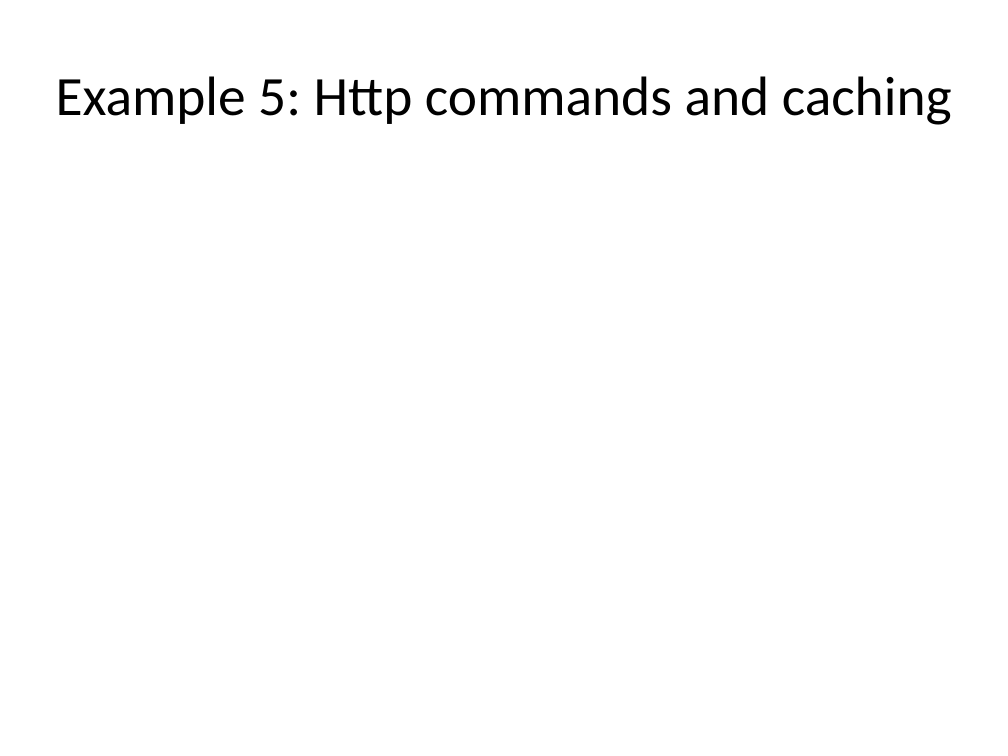
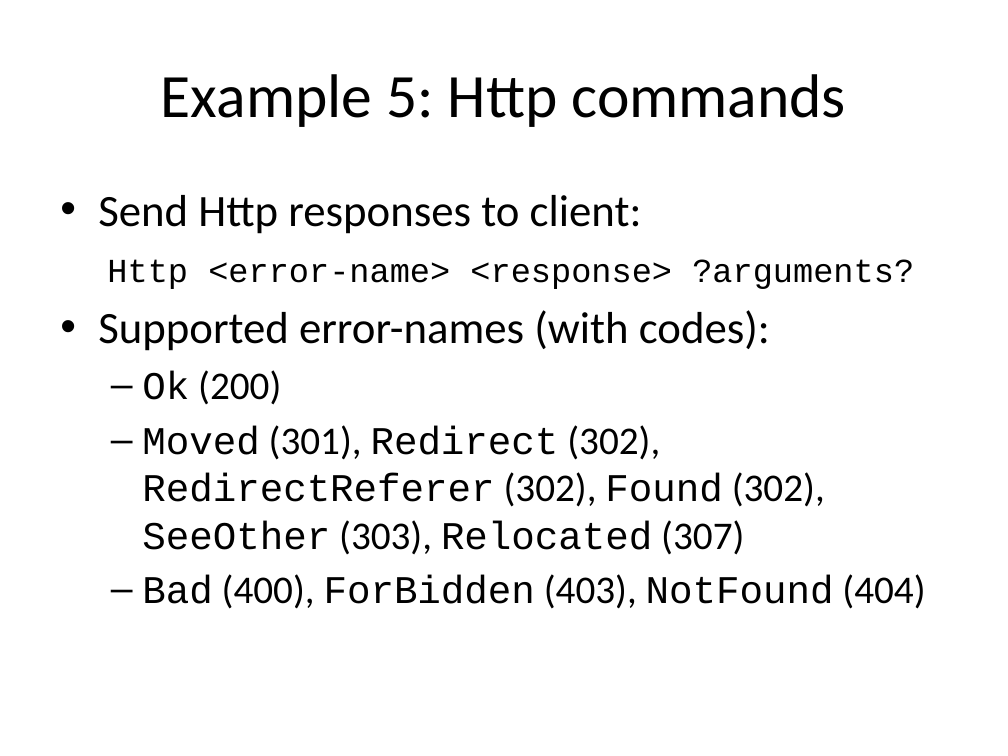
Before and after one commit to jdc8/wubwikit, a slide deck: slide 35 of wubexamples/Lets_Wub.pptx. Drawn at 1008x756 pixels with LibreOffice and Linux fonts; fonts in the diff are those of the drawing; background and template pictures are left out. Boxes give left, top, right and bottom in pixels: in the first picture for what was removed or moved away, otherwise in the second. Text is boxed around its words. In the diff, an @@ line names an element or a change of style, - is before the commit and + after.

```diff
--- a/wubexamples/Lets_Wub.pptx
+++ b/wubexamples/Lets_Wub.pptx
@@ title at bbox=[161, 74, 846, 127]: text changed; size 39.6 to 44 pt @@
-Example 5: Http commands and caching
+Example 5: Http commands
@@ text added at bbox=[98, 195, 925, 609], 28 pt, text #000000 @@
+• Send Http responses to client:
+Http <error-name> <response> ?arguments?
+• Supported error-names (with codes):
+  – Ok (200)
+  – Moved (301), Redirect (302), RedirectReferer (302), Found (302), SeeOther (303), Relocated (307)
+  – Bad (400), ForBidden (403), NotFound (404)
```
Also in this commit, not shown: 3 slides added.
